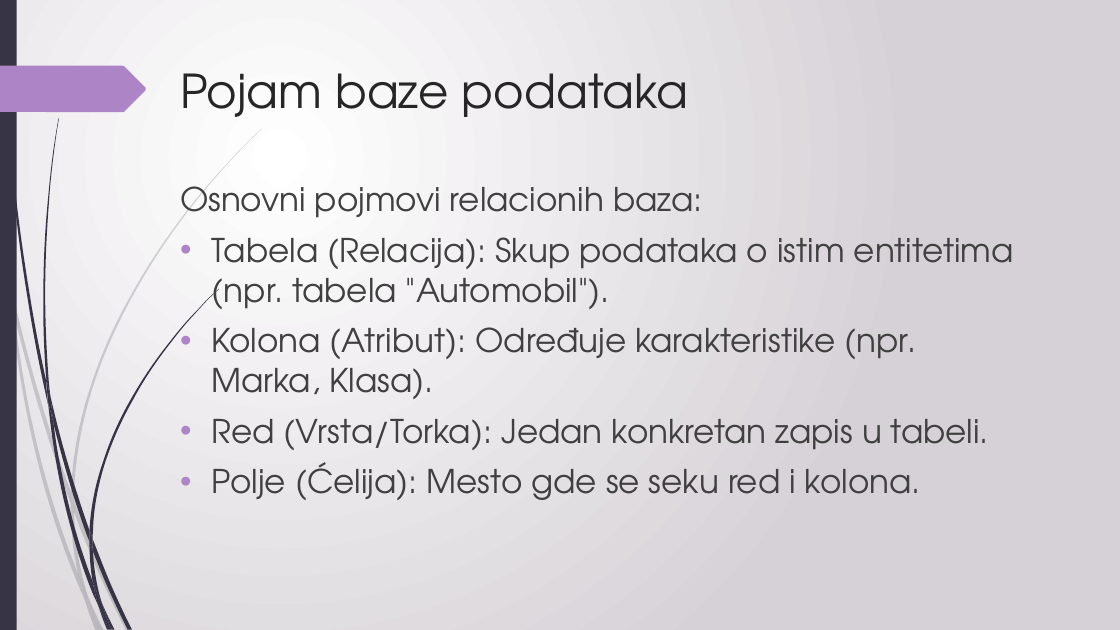
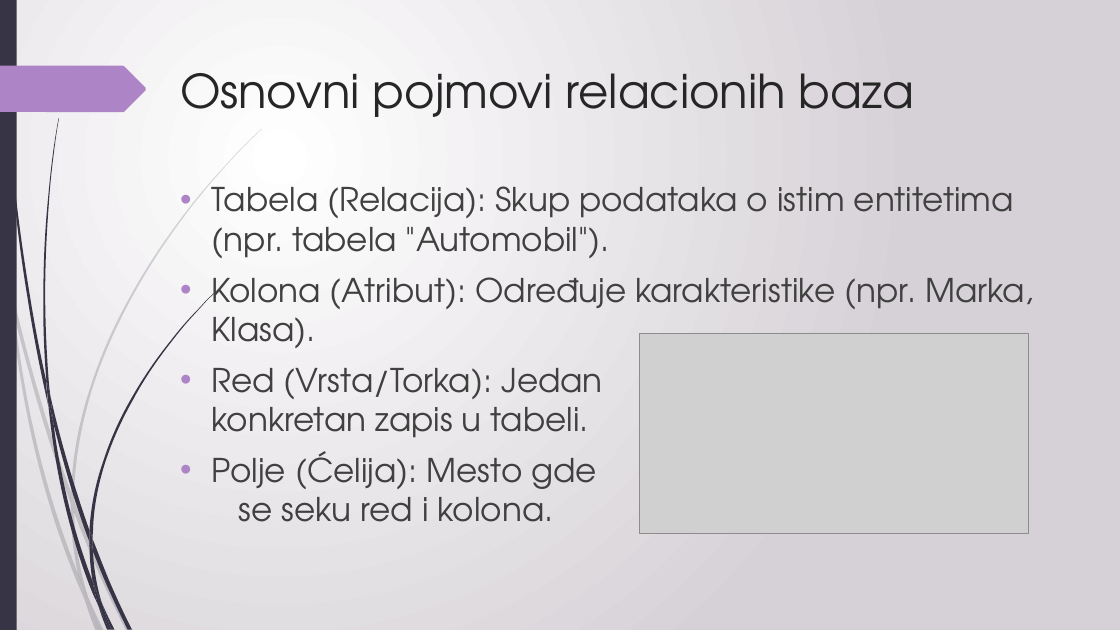
Before and after one commit to sanastojanovic/MNRI, a slide deck: slide 10 of 2025_seminarski/ml24821_Tanja_Sevic/bazePodataka.pptx. Drawn at 1120x630 pixels with LibreOffice and Linux fonts; fonts in the diff are those of the drawing; grey boxes stand for pictures. Boxes give left, top, right and bottom in pixels: in the first picture for what was removed or moved away, otherwise in the second. Text is boxed around its words. In the diff, an @@ line names an element or a change of style, - is before the commit and + after.

```diff
--- a/2025_seminarski/ml24821_Tanja_Sevic/bazePodataka.pptx
+++ b/2025_seminarski/ml24821_Tanja_Sevic/bazePodataka.pptx
@@ title at (180,73,914,117): text changed @@
-Pojam baze podataka
+Osnovni pojmovi relacionih baza
@@ text at (180,186,703,221): paragraph removed @@
-Osnovni pojmovi relacionih baza:
@@ picture added at (639,334,1029,534) @@
```
Also in this commit, not shown: 18 other slides changed.
